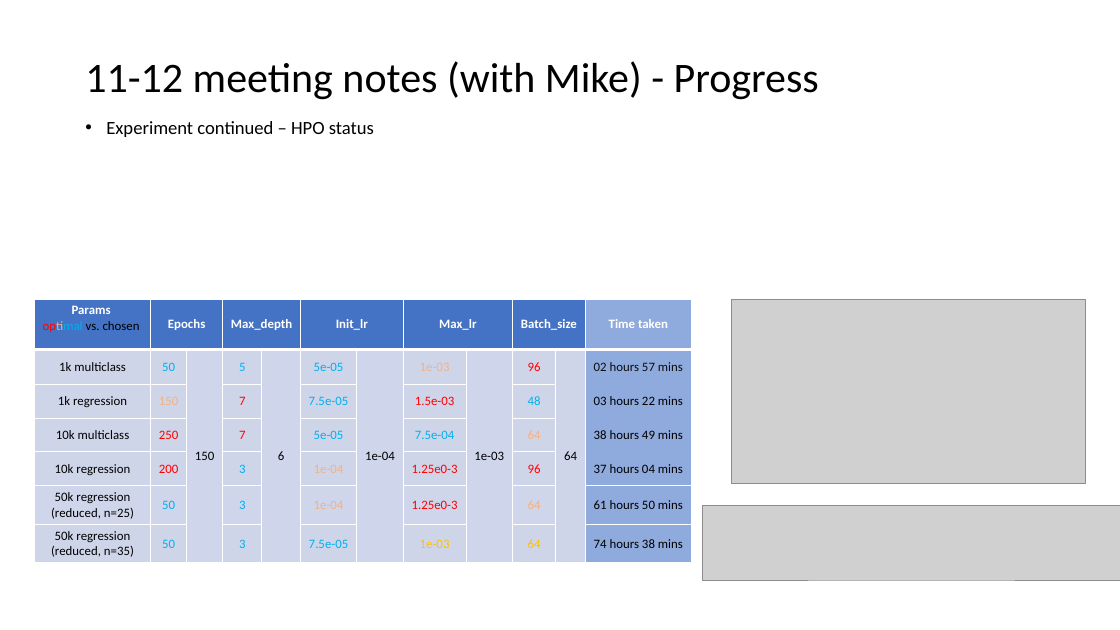
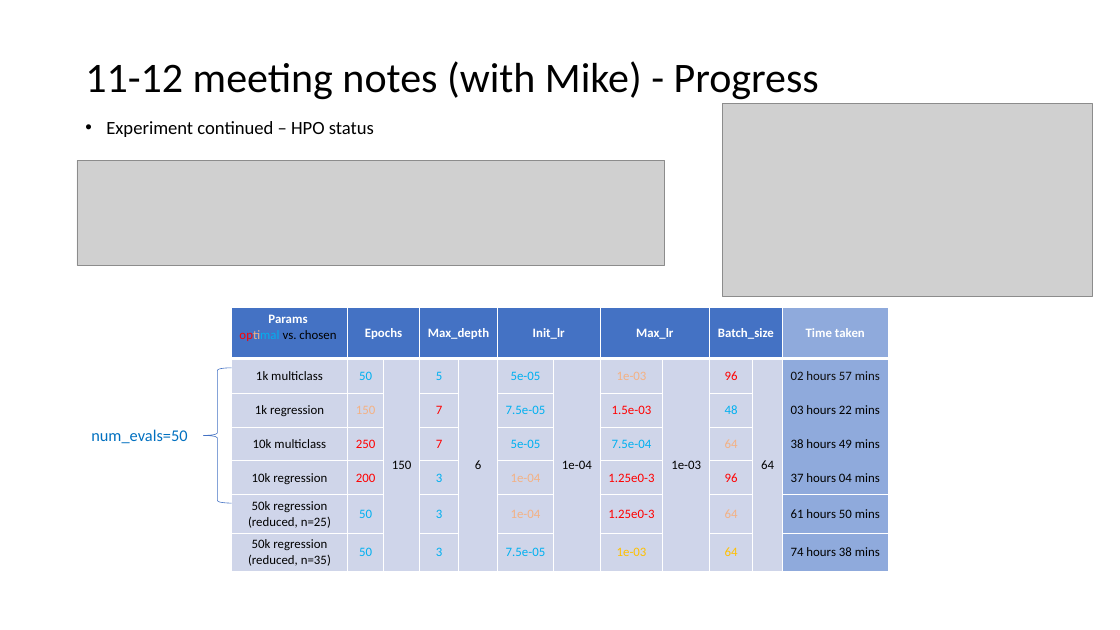
Before and after one commit to penguin9360/master_thesis, a slide deck: slide 14 of experiment/Thesis progress.pptx. Drawn at 1120x630 pixels with LibreOffice and Linux fonts; fonts in the diff are those of the drawing; grey boxes stand for pictures. Boxes give left, top, right and bottom in pixels: in the first picture for what was removed or moved away, otherwise in the second. Text is boxed around its words. In the diff, an @@ line names an element or a change of style, - is before the commit and + after.

```diff
--- a/experiment/Thesis progress.pptx
+++ b/experiment/Thesis progress.pptx
@@ picture: place and size @@
-picture at <box>732,299,1086,484</box>
+picture at <box>723,104,1092,297</box>
@@ picture: place and size @@
-picture at <box>702,506,1120,581</box>
+picture at <box>77,160,665,266</box>
@@ table: place and size @@
-table at <box>34,299,691,578</box>
+table at <box>232,308,888,587</box>
@@ left brace added at <box>203,368,232,503</box>, outline #4472C4 0.5 pt @@
@@ text added at <box>91,429,187,444</box>, 14 pt, text #0070C0 @@
+num_evals=50
```
Also in this commit, not shown: 2 other slides changed, 2 other files.
